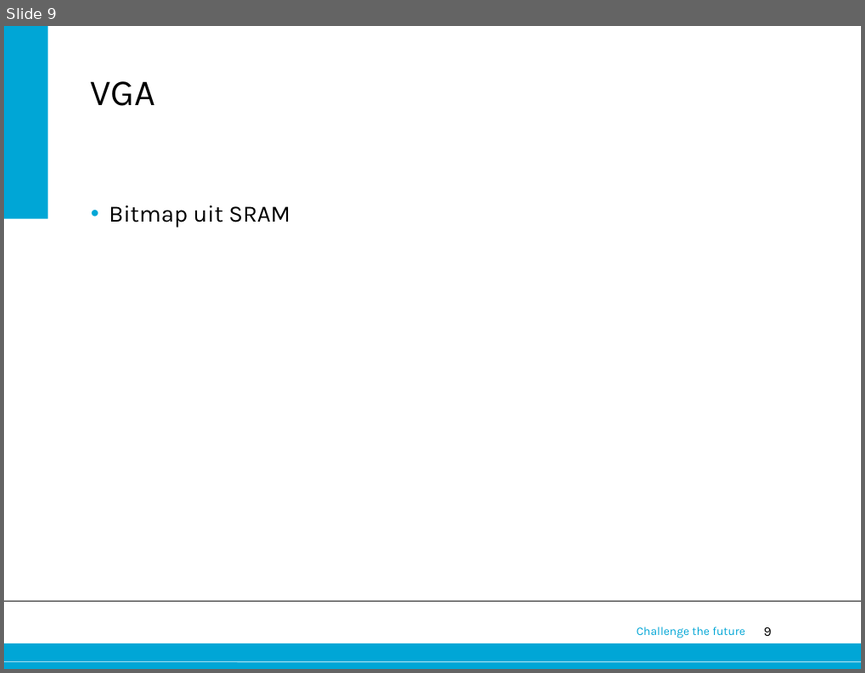
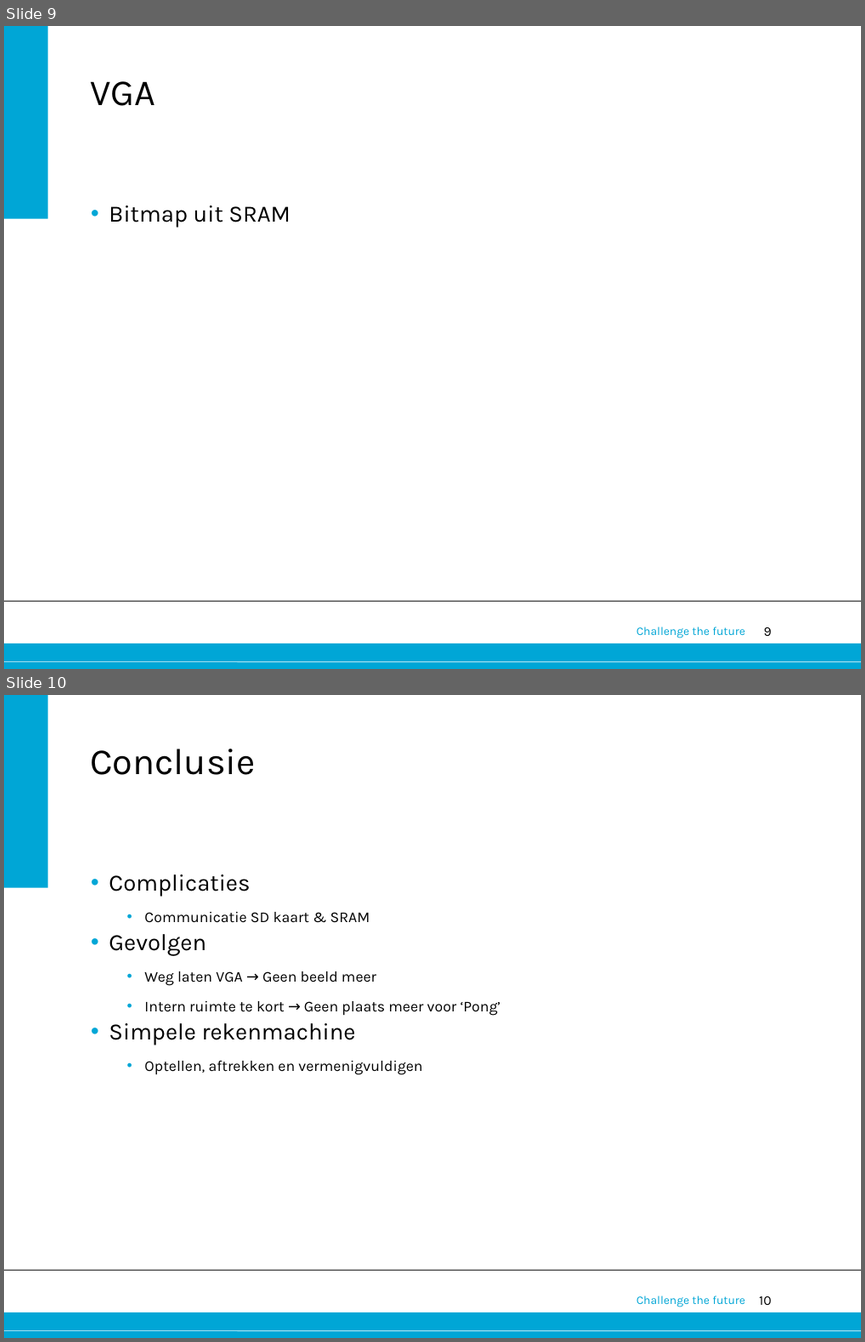
Before and after one commit to 0v3rf10w/epo3a5, a slide deck: procesverslagen/Presentatie/A5.pptx. Shown one above the other, each under a label of ours: slide 9 before the commit, slides 9 and 10 after it. The pictures are 865x673 and 865x1342 pixels, drawn with LibreOffice and Linux fonts; fonts in the diff are those of the drawing; background and template pictures are left out. Boxes give left, top, right and bottom in pixels: in the first picture for what was removed or moved away, otherwise in the second. Text is boxed around its words. In the diff, an @@ line names an element or a change of style, - is before the commit and + after.

```diff
--- a/procesverslagen/Presentatie/A5.pptx
+++ b/procesverslagen/Presentatie/A5.pptx
@@ slide 10 added at [4, 695, 861, 1338], background #FFFFFF; not listed: 6 template elements that a slide beside it also shows @@
@@ title added at [90, 749, 256, 775], 44 pt, text #000000 @@
+Conclusie
@@ text added at [109, 874, 501, 1075], 18 pt, text #000000 @@
+• Complicaties
+  • Communicatie SD kaart & SRAM
+• Gevolgen
+  • Weg laten VGA → Geen beeld meer
+  • Intern ruimte te kort → Geen plaats meer voor ‘Pong’
+• Simpele rekenmachine
+  • Optellen, aftrekken en vermenigvuldigen
```
Also in this commit, not shown: 1 other slide added, 1 slide removed, 1 other file.
